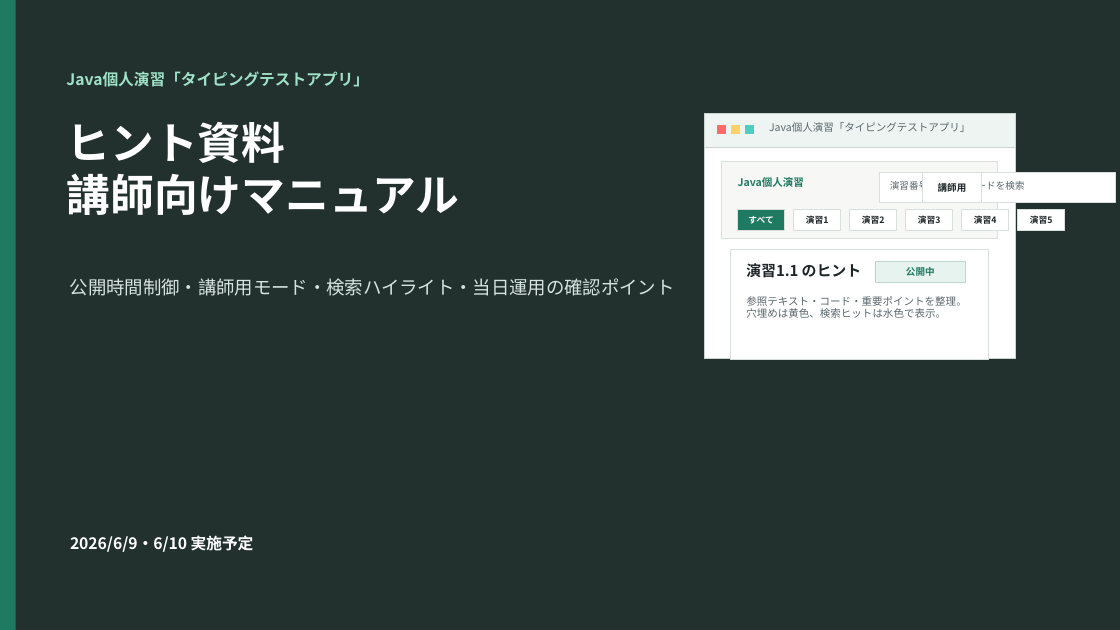
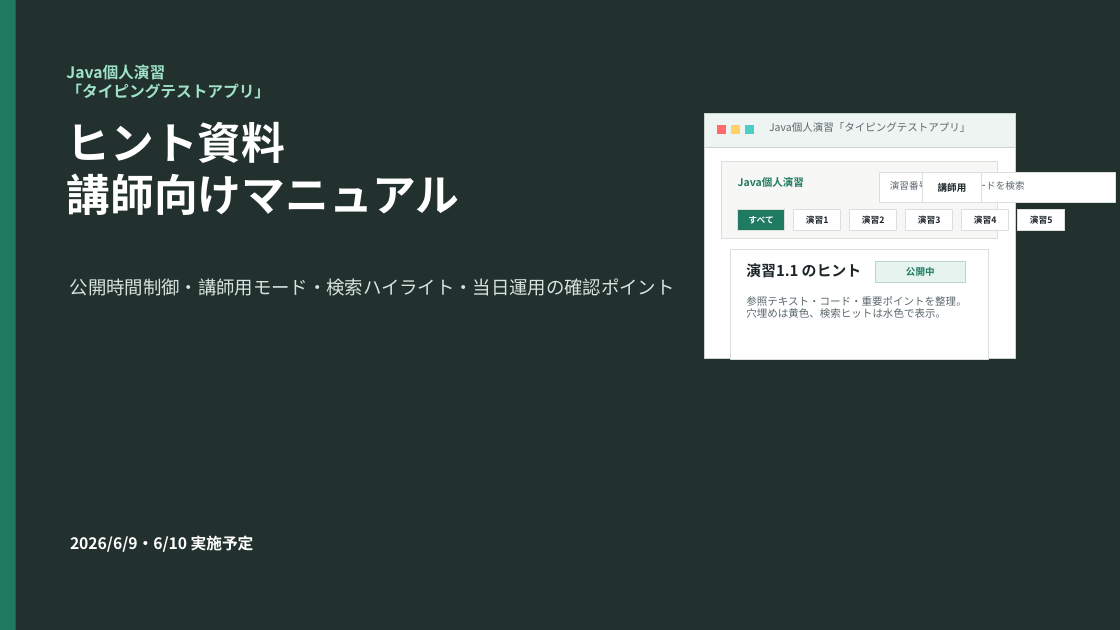
Before and after one commit to juyeongjung1/eims_personal_hint, a slide deck: slide 1 of Java個人演習_タイピングテストアプリ_講師向けマニュアル.pptx. Drawn at 1120x630 pixels with LibreOffice and Linux fonts; fonts in the diff are those of the drawing. Boxes give left, top, right and bottom in pixels: in the first picture for what was removed or moved away, otherwise in the second. Text is boxed around its words. In the diff, an @@ line names an element or a change of style, - is before the commit and + after.

Commit message:
ヘッダーのタイトルを改行表示

```diff
--- a/Java個人演習_タイピングテストアプリ_講師向けマニュアル.pptx
+++ b/Java個人演習_タイピングテストアプリ_講師向けマニュアル.pptx
@@ text at <box>66,64,270,99</box>: text changed @@
-Java個人演習「タイピングテストアプリ」
+Java個人演習
+「タイピングテストアプリ」
```
Also in this commit, not shown: 3 other files.
